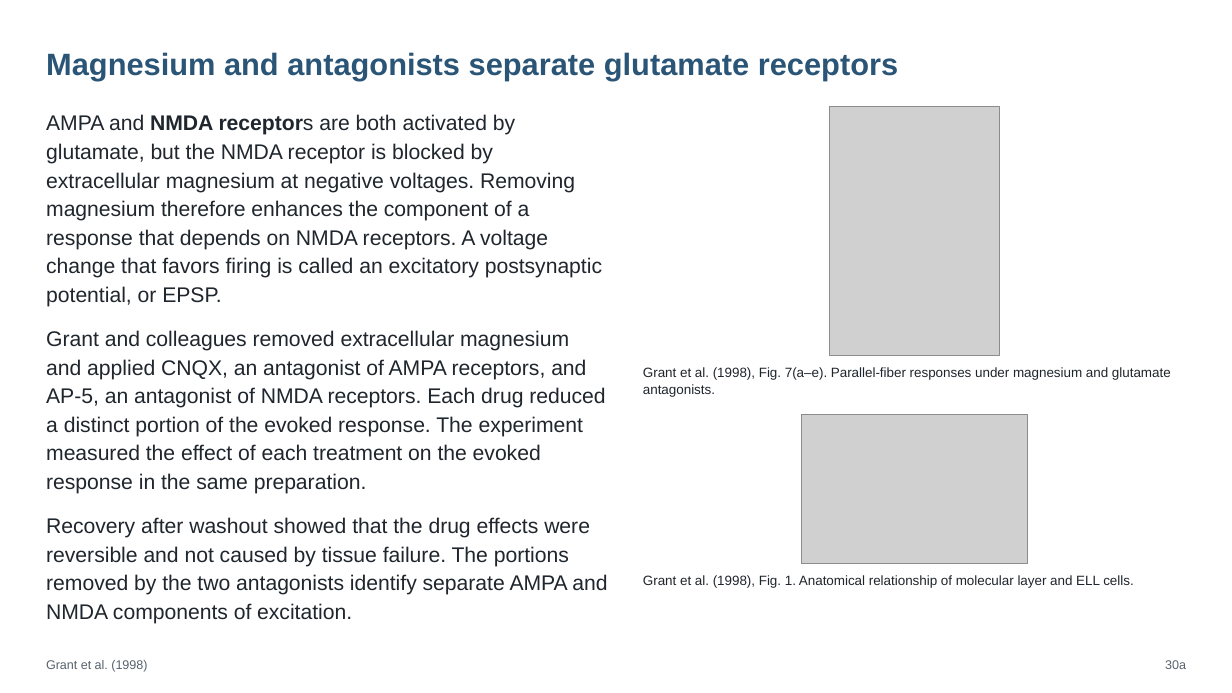
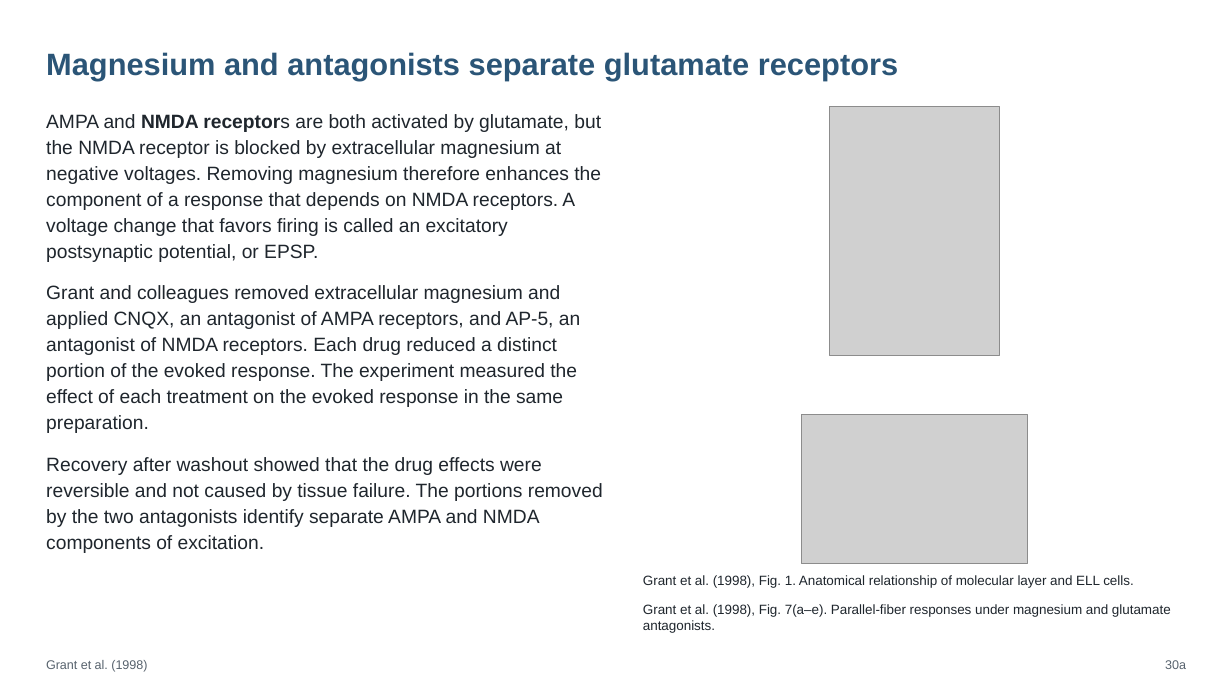
Before and after one commit to jordanxxlopez/NEUROETHOLOGY, a slide deck: slide 41 of scaffolded/Neuroethology_Lecture21_FA2026_SCAFFOLDED.pptx. Drawn at 1232x693 pixels with LibreOffice and Linux fonts; fonts in the diff are those of the drawing; grey boxes stand for pictures. Boxes give left, top, right and bottom in pixels: in the first picture for what was removed or moved away, otherwise in the second. Text is boxed around its words. In the diff, an @@ line names an element or a change of style, - is before the commit and + after.

```diff
--- a/scaffolded/Neuroethology_Lecture21_FA2026_SCAFFOLDED.pptx
+++ b/scaffolded/Neuroethology_Lecture21_FA2026_SCAFFOLDED.pptx
@@ text "AMPA and NMDA receptors are ..." at <box>46,114,603,553</box>: size 16.5 to 15 pt; line spacing 22.3pt to 20.2pt; more space between paragraphs @@
@@ text "Grant et al. (1998), Fig. ...": place and size @@
-text "Grant et al. (1998), Fig. ..." at <box>643,367,1171,397</box>
+text "Grant et al. (1998), Fig. ..." at <box>643,604,1171,633</box>
```
Also in this commit, not shown: 57 other slides changed, 6 other files.
